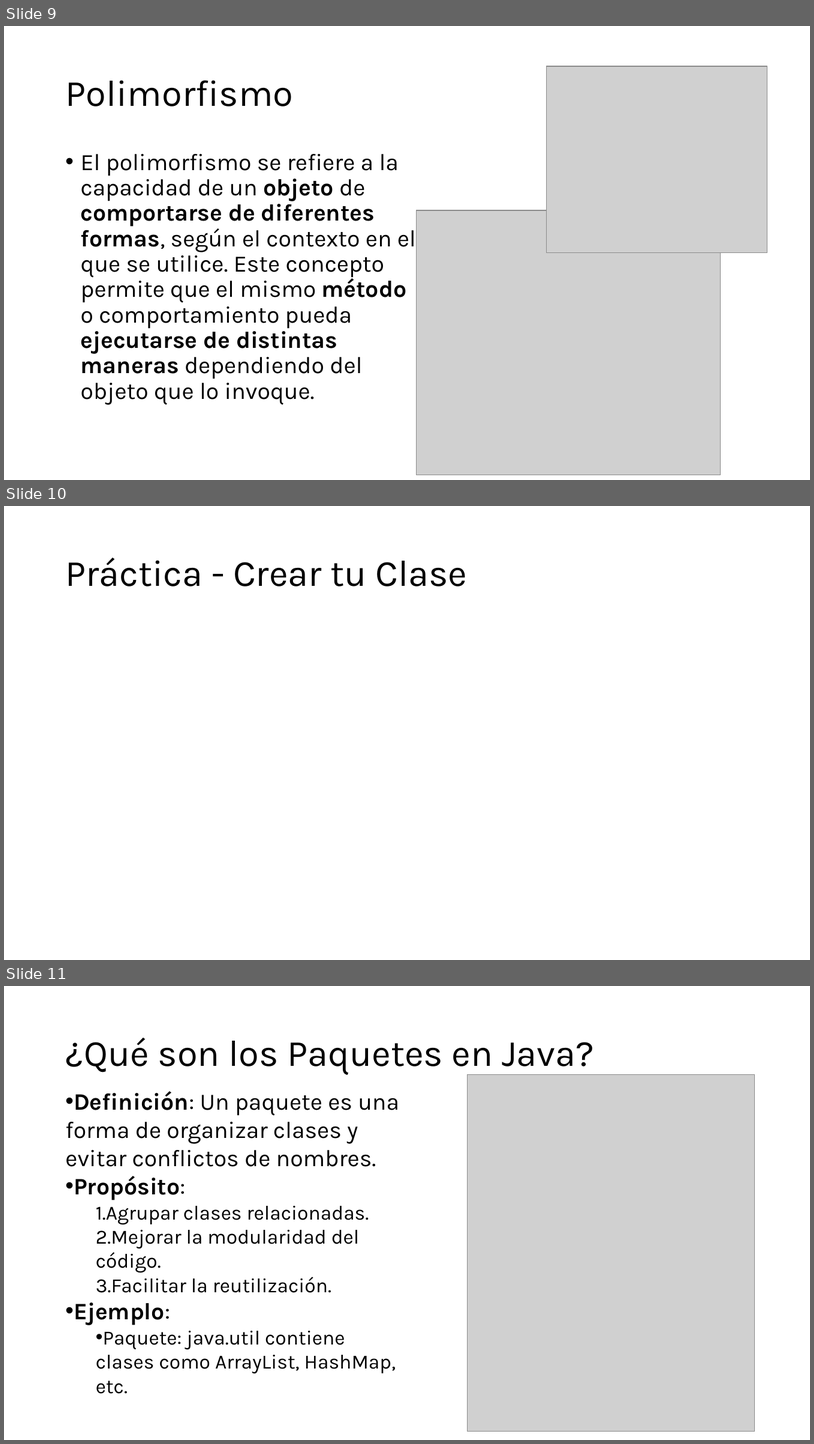
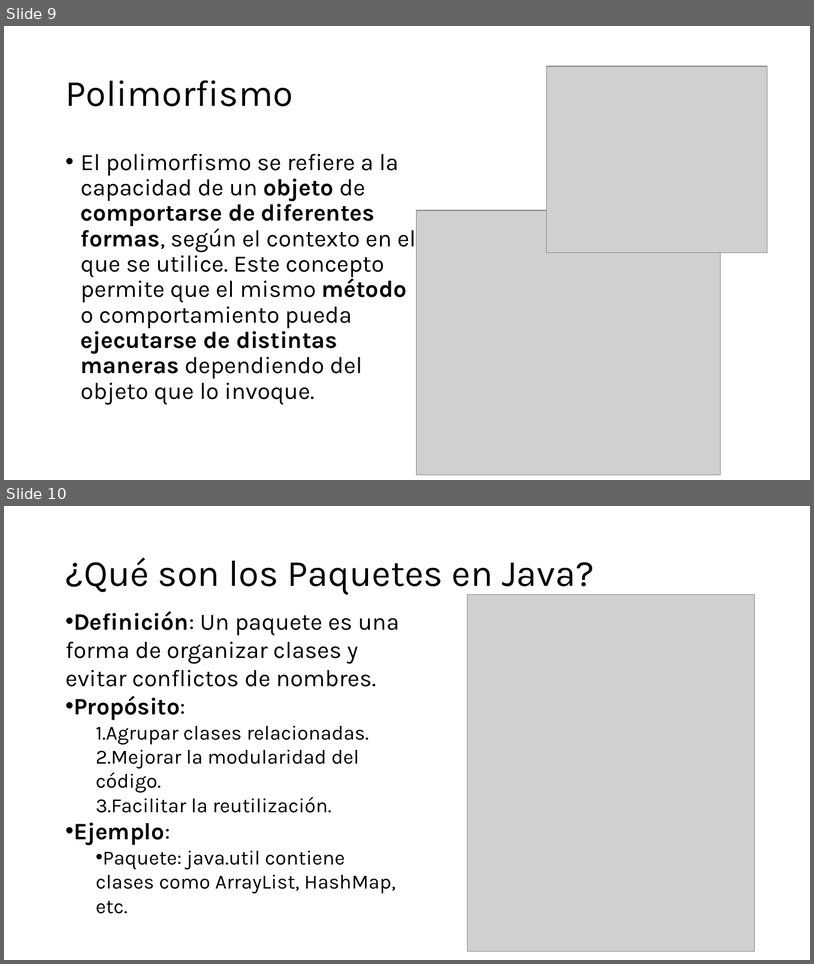
Before and after one commit to PelaezFrancisco/Presentacion_Java, a slide deck: Digital_Essentials-Java.pptx. Shown one above the other, each under a label of ours: slides 9, 10 and 11 before the commit, slides 9 and 10 after it. The pictures are 814x1444 and 814x964 pixels, drawn with LibreOffice and Linux fonts; fonts in the diff are those of the drawing; grey boxes stand for pictures. Boxes give left, top, right and bottom in pixels: in the first picture for what was removed or moved away, otherwise in the second. Text is boxed around its words. In the diff, an @@ line names an element or a change of style, - is before the commit and + after.

```diff
--- a/Digital_Essentials-Java.pptx
+++ b/Digital_Essentials-Java.pptx
@@ slide 10 removed at (x1=4, y1=506, x2=810, y2=960), background #FFFFFF @@
@@ title removed at (x1=65, y1=558, x2=468, y2=586) @@
-Práctica - Crear tu Clase
@@ what was slide 11 is now slide 10 @@
```
Also in this commit, not shown: 1 slide changed, 2 slides added, 1 other slide removed.
